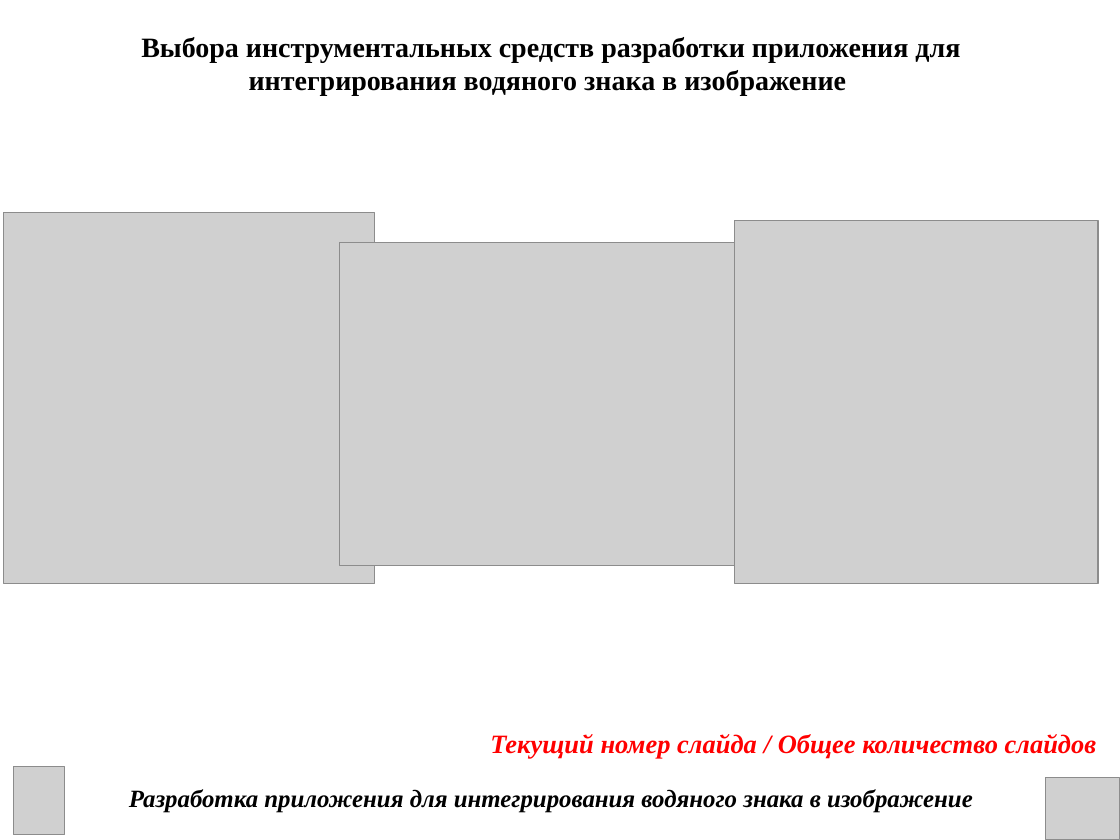
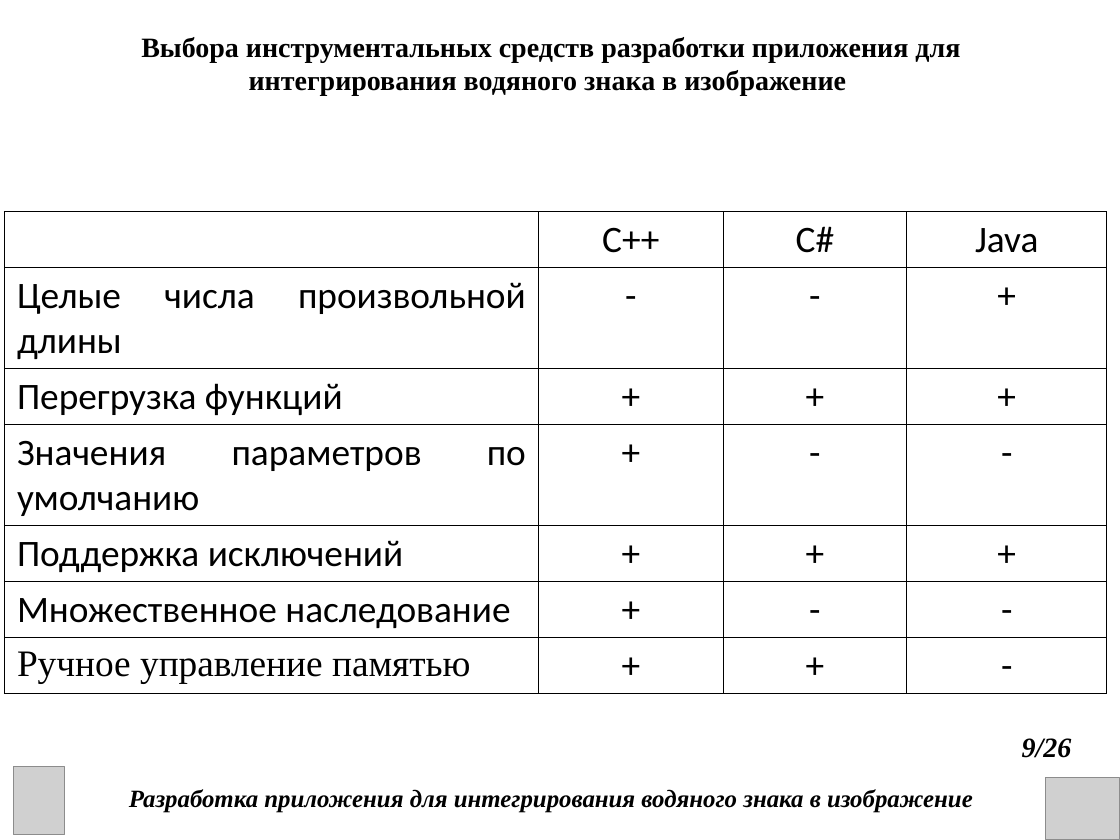
Before and after one commit to DanChoys1/DanChoys, a slide deck: slide 9 of КП презентация.ppt. Drawn at 1120x840 pixels with LibreOffice and Linux fonts; fonts in the diff are those of the drawing; grey boxes stand for pictures. Boxes give left, top, right and bottom in pixels: in the first picture for what was removed or moved away, otherwise in the second. Text is boxed around its words. In the diff, an @@ line names an element or a change of style, - is before the commit and + after.

```diff
--- a/КП презентация.ppt
+++ b/КП презентация.ppt
@@ picture removed at (3,213,374,584) @@
@@ table added at (4,212,1107,687), 7 rows, 4 columns @@
+ | C++ | C# | Java
+Целые числа произвольной длины | - | - | +
+Перегрузка функций | + | + | +
+Значения параметров по умолчанию | + | - | -
+Поддержка исключений | + | + | +
+Множественное наследование | + | - | -
+Ручное управление памятью | + | + | -
@@ picture removed at (735,221,1098,584) @@
@@ picture removed at (339,242,769,564) @@
@@ text removed at (490,734,1096,759) @@
-Текущий номер слайда / Общее количество слайдов
@@ text added at (1022,738,1072,758), 18 pt, text #000000, bold, italic @@
+9/26
```
Also in this commit, not shown: 21 other slides changed, 4 slides added, 1 slide removed, 1 other file.
